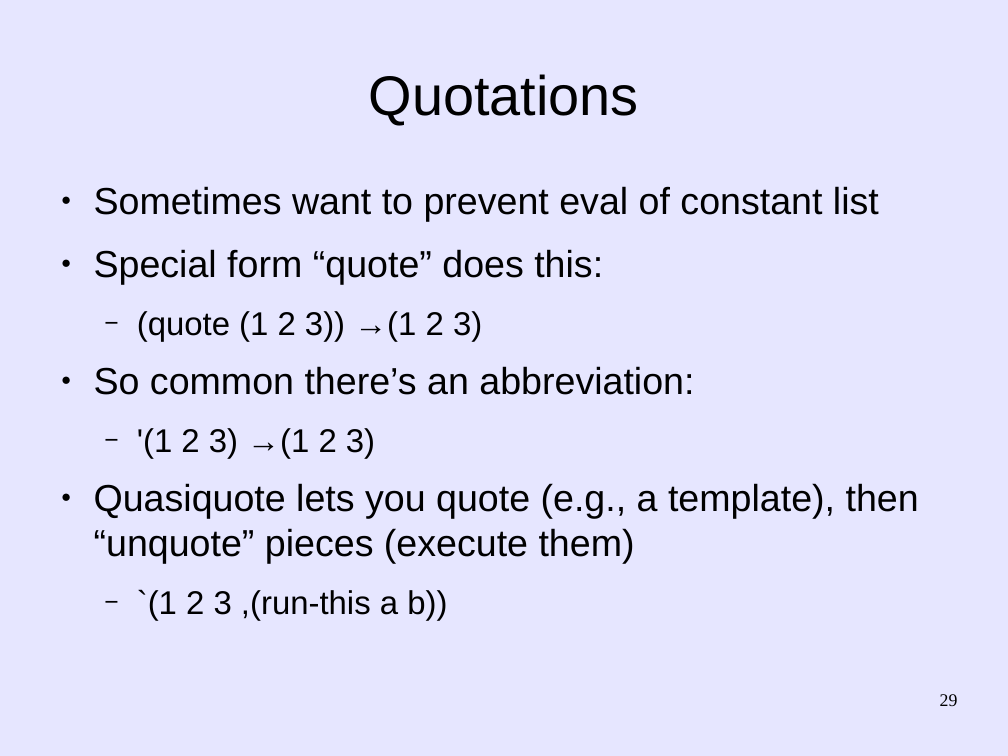
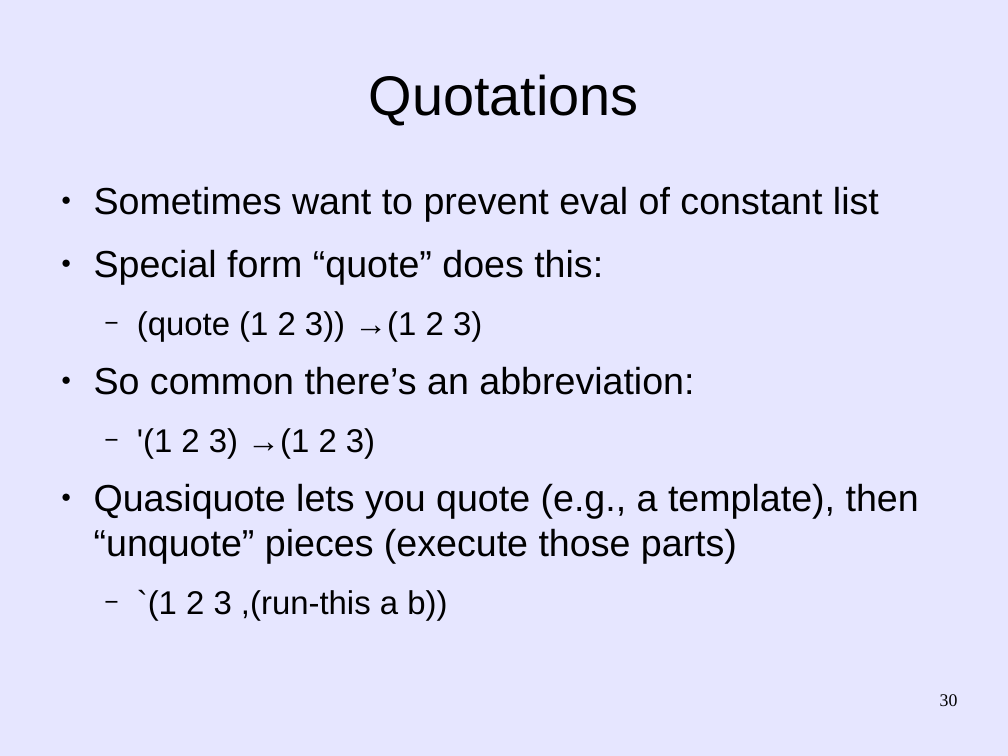
Before and after one commit to martin12333/Readable-Lisp-S-expressions, a slide deck: slide 30 of readable-s-expressions.odp (slide 29 before the commit). Drawn at 1008x756 pixels with LibreOffice and Linux fonts; fonts in the diff are those of the drawing. Boxes give left, top, right and bottom in pixels: in the first picture for what was removed or moved away, otherwise in the second. Text is boxed around its words. In the diff, an @@ line names an element or a change of style, - is before the commit and + after.

Commit message:
readable-s-expressions.odp: Improve presentation
  - Make it more consistent with SRFI-105 and SRFI-110, e.g.,
    empty lines are only spaces and tabs (not "!").
  - Make sweet-expressions and s-expressions side-by-side so that
    it's easier to visually compare them.

```diff
--- a/readable-s-expressions.odp
+++ b/readable-s-expressions.odp
@@ text at [94,483,919,564]: text changed @@
-● Quasiquote lets you quote (e.g., a template), then “unquote” pieces (execute them)
+● Quasiquote lets you quote (e.g., a template), then “unquote” pieces (execute those parts)
@@ page number at [940,694,958,706]: text changed @@
-29
+30
```
Also in this commit, not shown: 22 other slides changed, 3 slides added, 2 slides removed.
